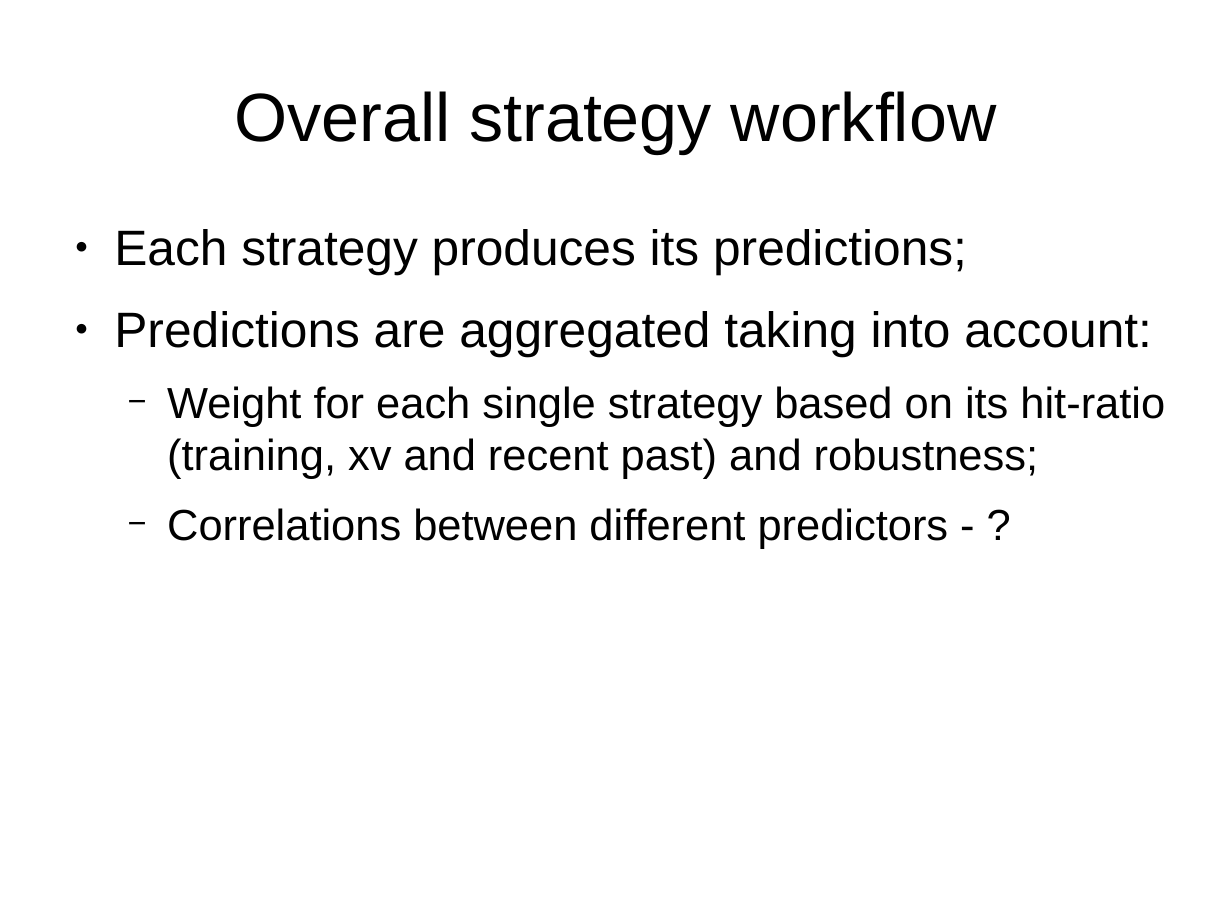
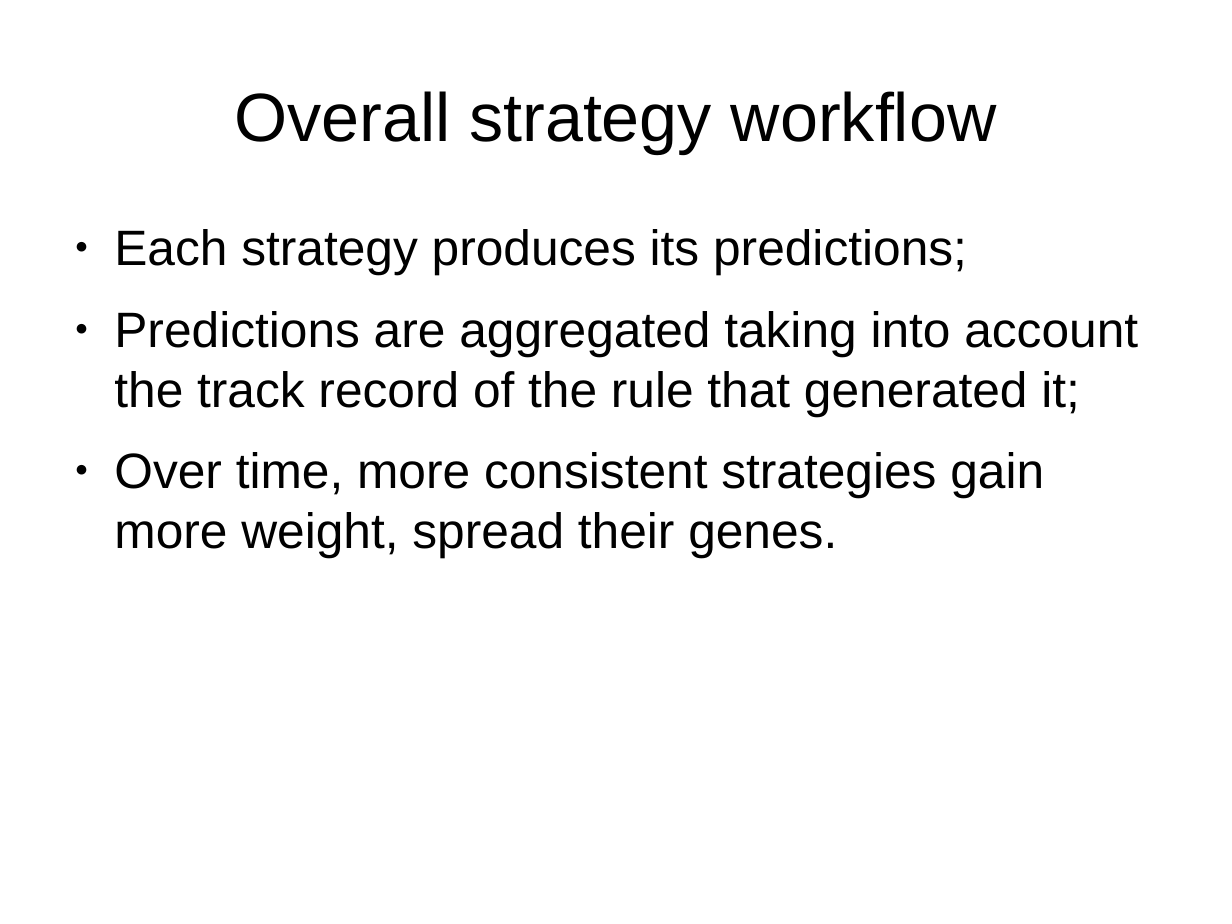
Before and after one commit to bolatroniks/Trading_v2, a slide deck: slide 9 of Alpha Evolution.odp (slide 10 before the commit). Drawn at 1232x924 pixels with LibreOffice and Linux fonts; fonts in the diff are those of the drawing. Boxes give left, top, right and bottom in pixels: in the first picture for what was removed or moved away, otherwise in the second. Text is boxed around its words. In the diff, an @@ line names an element or a change of style, - is before the commit and + after.

```diff
--- a/Alpha Evolution.odp
+++ b/Alpha Evolution.odp
@@ text at (x1=114, y1=311, x2=1138, y2=557): text changed; size 28 to 32 pt @@
-● Predictions are aggregated taking into account:
-  − Weight for each single strategy based on its hit-ratio (training, xv and recent past) and robustness;
-  − Correlations between different predictors - ?
+● Predictions are aggregated taking into account the track record of the rule that generated it;
+● Over time, more consistent strategies gain more weight, spread their genes.
```
Also in this commit, not shown: 4 other slides changed, 8 slides added, 2 slides removed, 5 other files.
